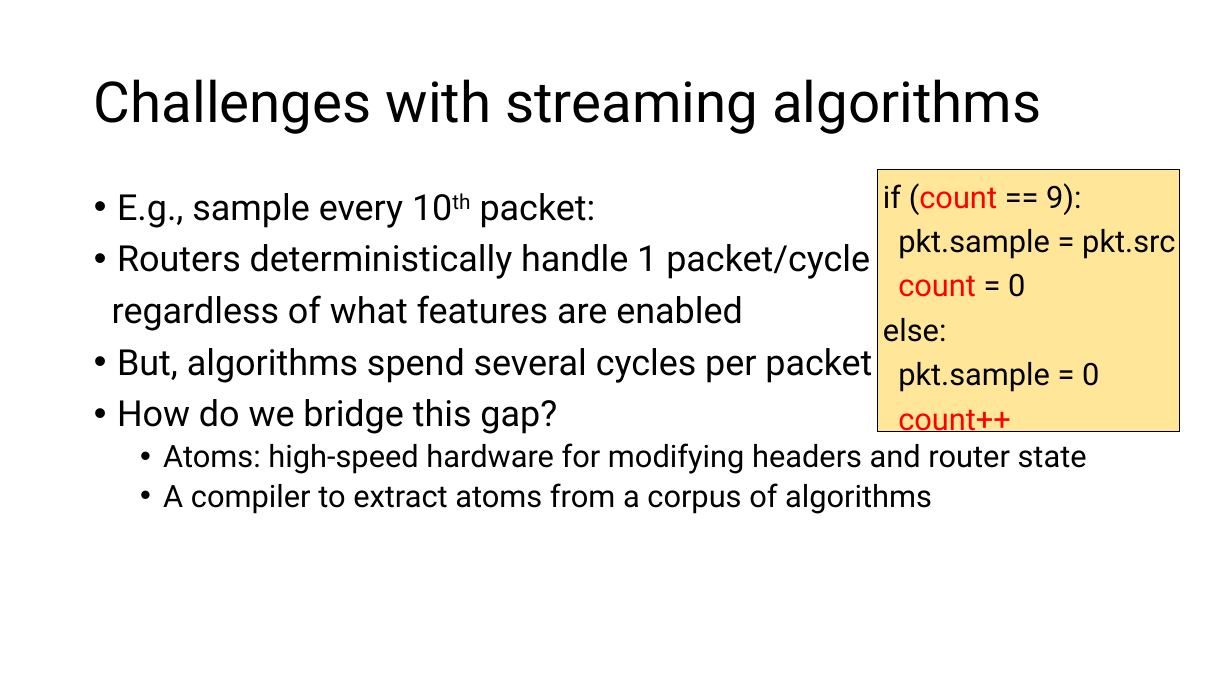
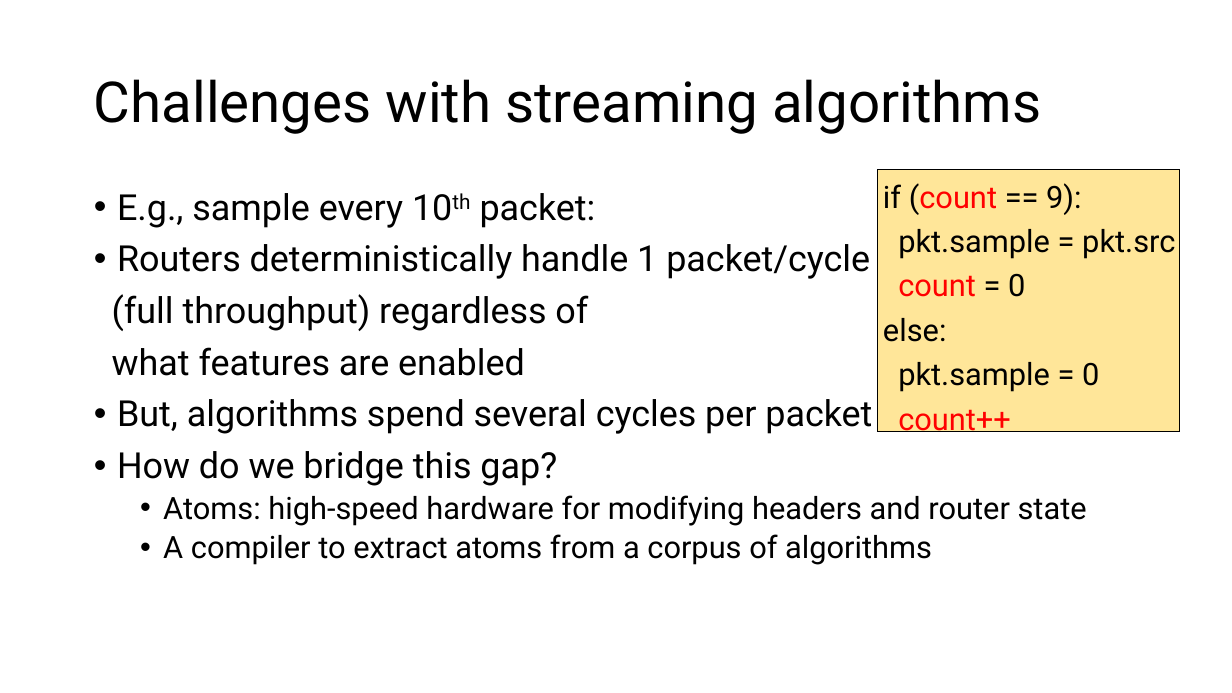
Before and after one commit to anirudhSK/pifo-domino-marple-ppts, a slide deck: slide 28 of combined_domino_pifo.pptx. Drawn at 1232x693 pixels with LibreOffice and Linux fonts; fonts in the diff are those of the drawing. Boxes give left, top, right and bottom in pixels: in the first picture for what was removed or moved away, otherwise in the second. Text is boxed around its words. In the diff, an @@ line names an element or a change of style, - is before the commit and + after.

```diff
--- a/combined_domino_pifo.pptx
+++ b/combined_domino_pifo.pptx
@@ text at box(112, 294, 588, 376): text changed @@
-regardless of what features are enabled
+(full throughput) regardless of
+what features are enabled
```
Also in this commit, not shown: 10 other slides changed.
